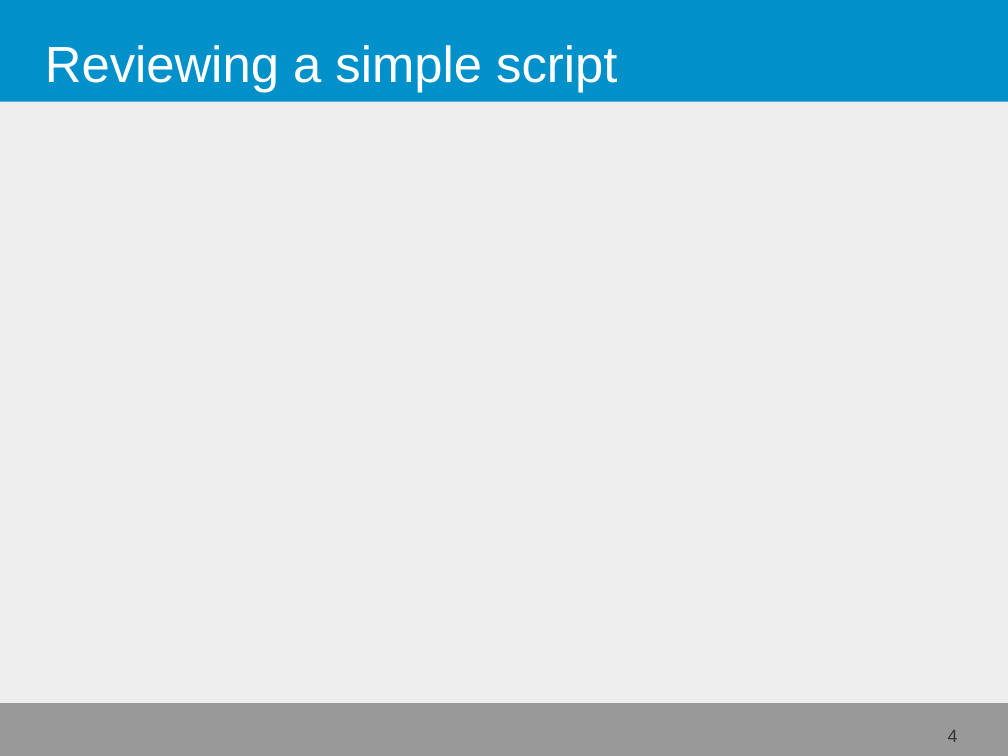
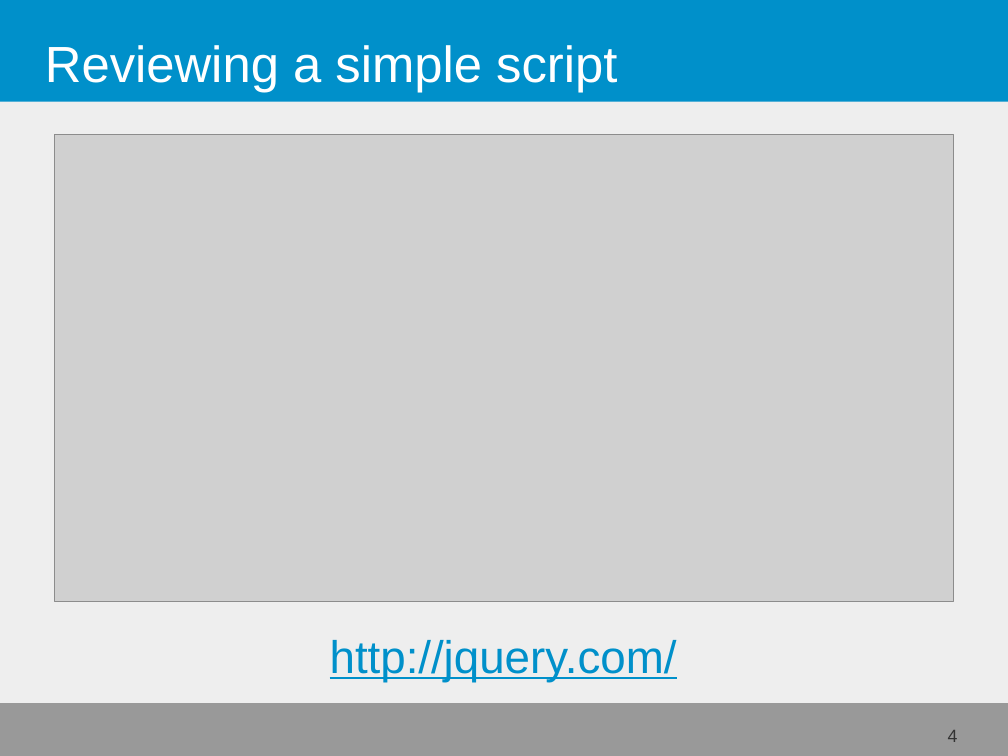
Before and after one commit to fjelltopp/training, a slide deck: slide 4 of javascript/javascript.odp. Drawn at 1008x756 pixels with LibreOffice and Linux fonts; fonts in the diff are those of the drawing; grey boxes stand for pictures. Boxes give left, top, right and bottom in pixels: in the first picture for what was removed or moved away, otherwise in the second. Text is boxed around its words. In the diff, an @@ line names an element or a change of style, - is before the commit and + after.

```diff
--- a/javascript/javascript.odp
+++ b/javascript/javascript.odp
@@ picture added at bbox=[54, 134, 954, 602] @@
@@ text added at bbox=[330, 640, 677, 682], 36 pt, text #0090CA, underline @@
+http://jquery.com/
```
Also in this commit, not shown: 4 other slides changed, 3 slides added, 3 slides removed.
